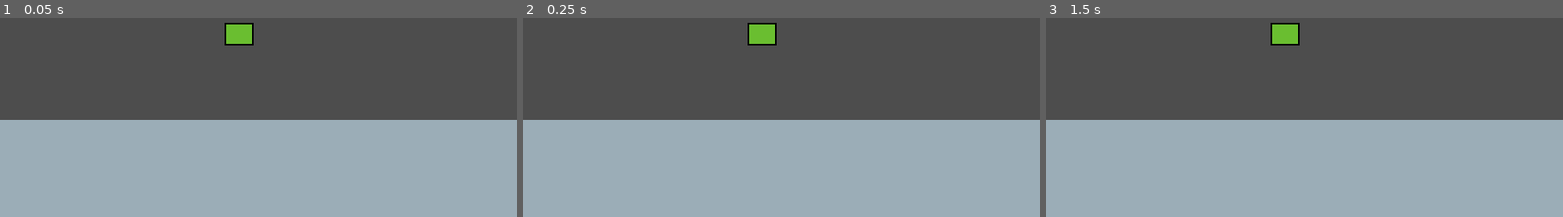
Above: before the commit, frames 1-3 (left to right).
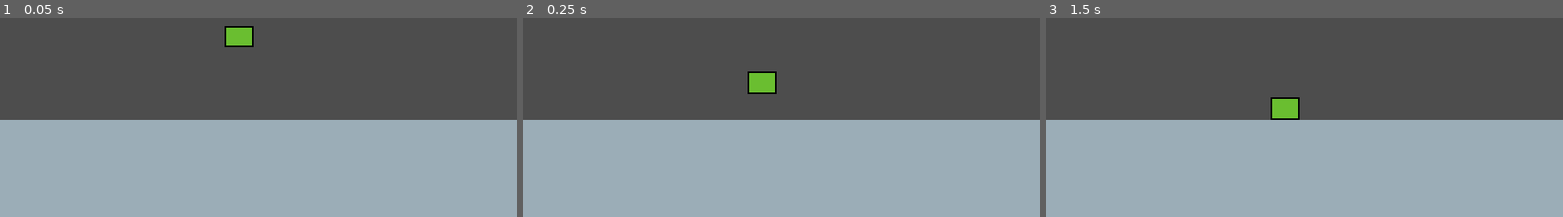
Above: after the commit, the same moments.

Repository: DaPizzaGod/Exotica
Game: Godot game, scene res://stages/prototype/level.tscn
The game is run twice, just before and just after one commit, with the same random seed, the same clock (stepped at 60 frames per second) and the same inputs.
Inputs:
- Up to frame 1 (0.05 s): no input
- Up to frame 2 (0.25 s): no input
- Up to frame 3 (1.5 s): hold D (right) from 0.53 s (still down); tap W (jump) at 0.6, 0.77, 1.07, 1.35 s; tap Enter at 1.25 s

The runs differ from the first frame. In frame 1, 0.2% of the frame differs, in the area x 43-50%, y 2-15%; in frame 2, 1.3%, in the area x 43-50%, y 2-39%; in frame 3, 1.3%.
Error before the commit: Invalid assignment of property or key 'parent' with value of type 'CharacterBody2D (player.gd)' on a base object of type 'Node'. (res://entities/prototype/play…

Commit message:
finished jump state

Diff:
--- a/entities/prototype/player/jump.gd
+++ b/entities/prototype/player/jump.gd
@@ -1,3 +1,27 @@
 extends State
 
 @export var jump_force: float
+@export var air_movement_speed: float
+
+func enter() -> void:
+	parent.velocity.y = -jump_force
+
+func check_physics(delta: float) -> State:
+	parent.velocity.y += gravity * delta
+
+	if parent.velocity.y > 0:
+		return #fall
+
+	var movement = Input.get_axis("left", "right") * air_movement_speed
+
+	#if movement != 0:
+		# flip character based on direction
+	parent.velocity.x = movement
+	parent.move_and_slide()
+
+	if parent.is_on_floor():
+		if movement != 0:
+			return #move
+		return #idle
+
+	return null
--- a/entities/prototype/player/player.tscn
+++ b/entities/prototype/player/player.tscn
@@ -10,6 +10,7 @@
 size = Vector2(18, 14)
 
 [node name="Player" type="CharacterBody2D" unique_id=1013827000]
+collision_mask = 2
 script = ExtResource("1_73j8v")
 
 [node name="Sprite2D" type="Sprite2D" parent="." unique_id=634492247]
@@ -18,16 +19,14 @@
 [node name="CollisionShape2D" type="CollisionShape2D" parent="." unique_id=1101014035]
 shape = SubResource("RectangleShape2D_r2bvf")
 
-[node name="StateMachine" type="Node" parent="." unique_id=1977662029]
+[node name="StateMachine" type="Node" parent="." unique_id=1977662029 node_paths=PackedStringArray("starting_state")]
 script = ExtResource("3_hsdm8")
+starting_state = NodePath("Idle")
 
 [node name="Idle" type="Node" parent="StateMachine" unique_id=1002591687]
 script = ExtResource("4_pwcx5")
 
-[node name="Move" type="Node" parent="StateMachine" unique_id=1511691364]
-
 [node name="Jump" type="Node" parent="StateMachine" unique_id=1640686531]
 script = ExtResource("5_c8k1s")
 jump_force = 1000.0
-
-[node name="Fall" type="Node" parent="StateMachine" unique_id=1976812037]
+air_movement_speed = 600.0
--- a/stages/prototype/level.tscn
+++ b/stages/prototype/level.tscn
@@ -8,9 +8,11 @@
 texture_region_size = Vector2i(10, 10)
 0:0/next_alternative_id = 2
 0:0/0 = 0
+0:0/0/physics_layer_0/polygon_0/points = PackedVector2Array(-5, -5, 5, -5, 5, 5, -5, 5)
 
 [sub_resource type="TileSet" id="TileSet_4mmw1"]
 tile_size = Vector2i(10, 10)
+physics_layer_0/collision_layer = 2
 sources/0 = SubResource("TileSetAtlasSource_3iuxf")
 
 [node name="Level" type="Node2D" unique_id=1751536697]
